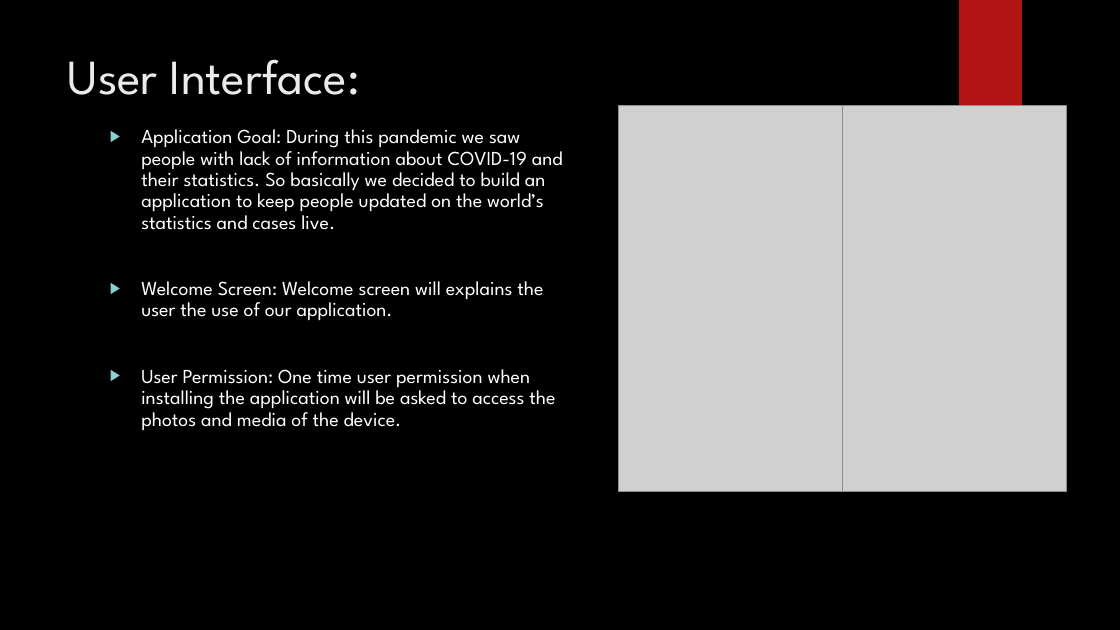
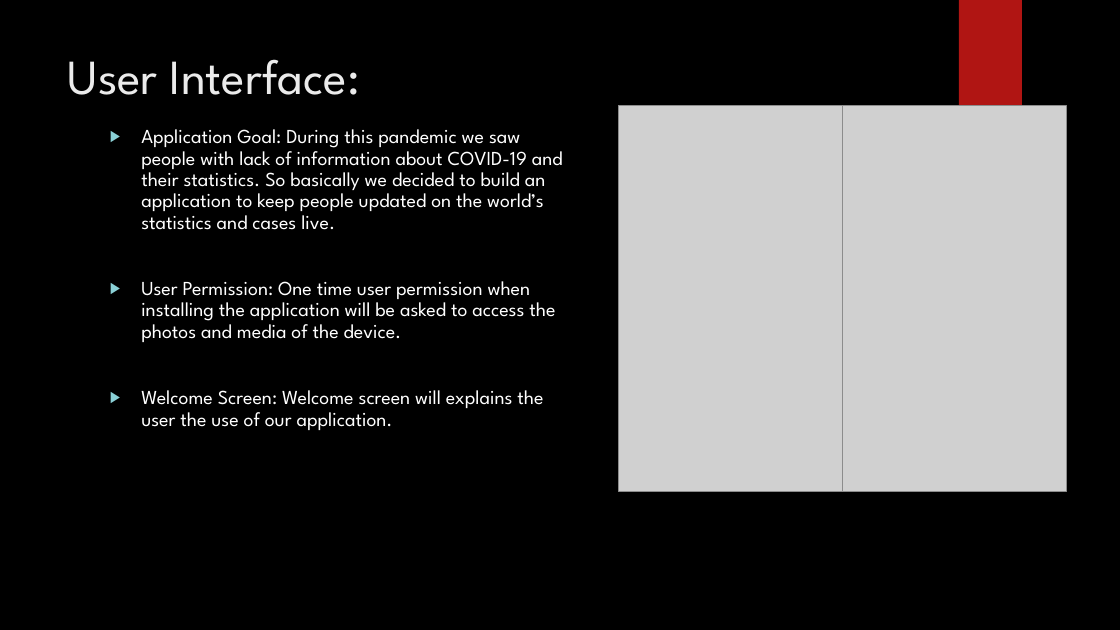
Before and after one commit to TsidAznar/WAPCENG319, a slide deck: slide 5 of Final Presentation.pptx. Drawn at 1120x630 pixels with LibreOffice and Linux fonts; fonts in the diff are those of the drawing; grey boxes stand for pictures; background and template pictures are left out. Boxes give left, top, right and bottom in pixels: in the first picture for what was removed or moved away, otherwise in the second. Text is boxed around its words. In the diff, an @@ line names an element or a change of style, - is before the commit and + after.

```diff
--- a/Final Presentation.pptx
+++ b/Final Presentation.pptx
@@ text at (141,281,555,342): paragraph added @@
+▶ User Permission: One time user permission when installing the application will be asked to access the photos and media of the device.
@@ text at (141,369,555,430): paragraph removed @@
-▶ User Permission: One time user permission when installing the application will be asked to access the photos and media of the device.
```
